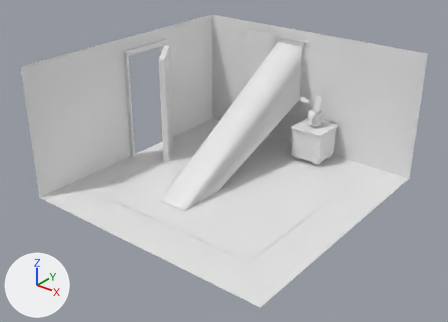
The FBX model Assets/Challenges/Room/Models/scene.fbx, before and after one commit.
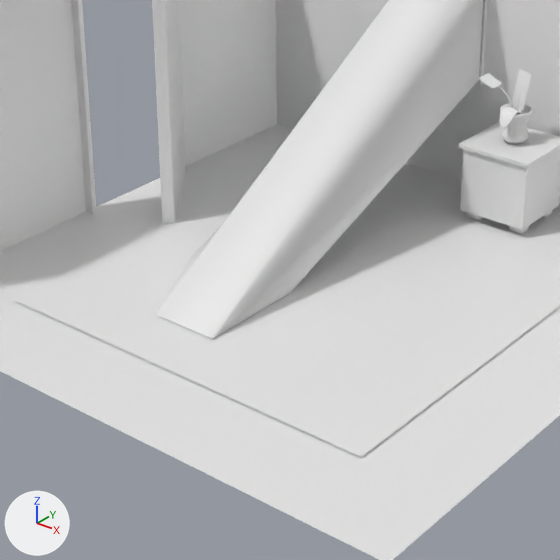
Old and new are each drawn whole from a 50 mm camera at (5.13, -6.57, 4.49) aimed at (0.05, -0.21, 0.54) and again close up on the part from 21% to 75% of the width and 20% to 95% of the height. Lighting does not change. The marker at lower left points along +X, +Y and +Z.

Objects in the first close-up: 'Carpet', 'Cube', 'Door', 'Door.Frame', 'Drapes', 'Light.Shaft', 'Room', 'Room.001', 'Vase'.
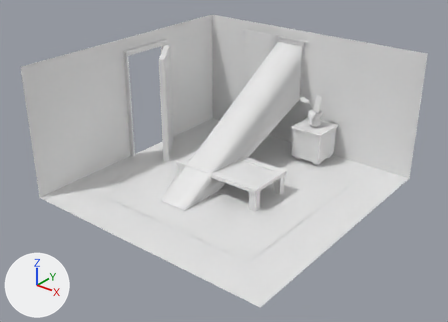
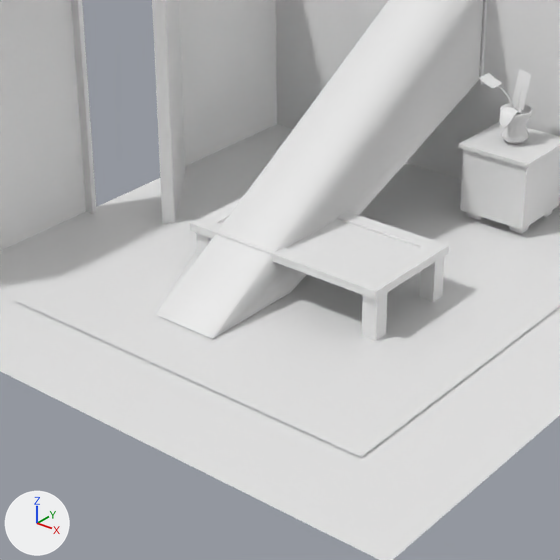
What changed in the scene script:
```text
Add me_coffetable:
    me_coffetable.from_pydata(...)  # 48 vertices, 32 faces; spans x -0.749..0.749, y -0.393..0.393, z 0.009..0.372
    me_coffetable.materials.append(mat_uvtexture)  # its picture is missing
Add me_coffetable_glass:
    me_coffetable_glass.from_pydata([(-0.622, -0.277, 0.356), (0.622, -0.277, 0.356), (-0.622, 0.277, 0.356), (0.622, 0.277, 0.356)], [], [(0, 1, 3, 2)])
    me_coffetable_glass.materials.append(mat_uvtexture)  # its picture is missing
Add ob_coffetable:
    ob_coffetable = bpy.data.objects.new('CoffeTable', me_coffetable)
    ob_coffetable.location = (0.0, 0.0, 0.0)
Add ob_coffetable_glass:
    ob_coffetable_glass = bpy.data.objects.new('CoffeTable.Glass', me_coffetable_glass)
    ob_coffetable_glass.location = (0.0, 0.0, 0.0)
```

Where the change shows, as pixel boxes (x1, y1, x2, y2) in the close-ups (560 x 560 px):
'CoffeTable', added: after (190, 197, 449, 341)
'CoffeTable.Glass', added: after (219, 220, 419, 278)
